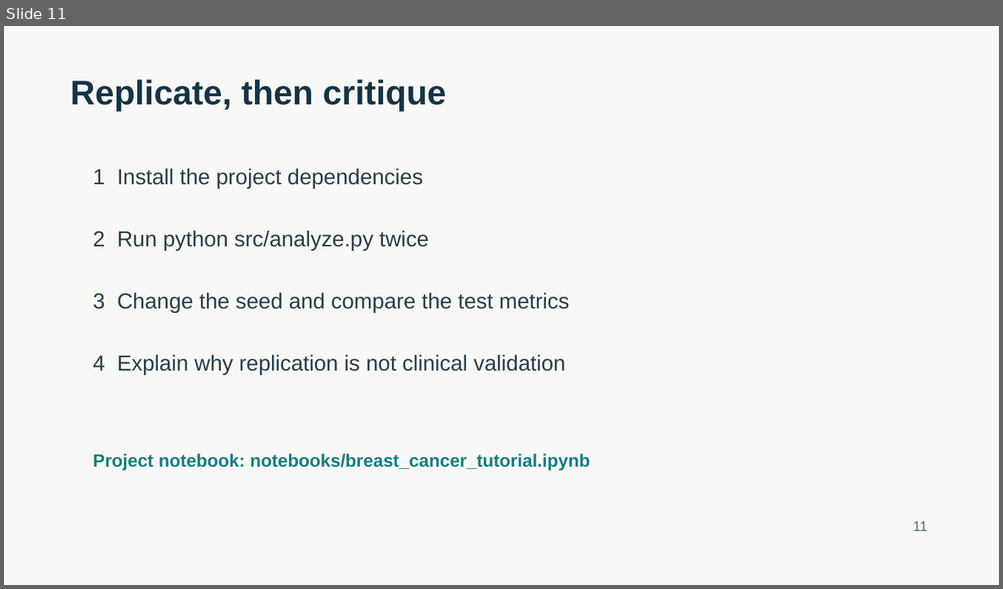
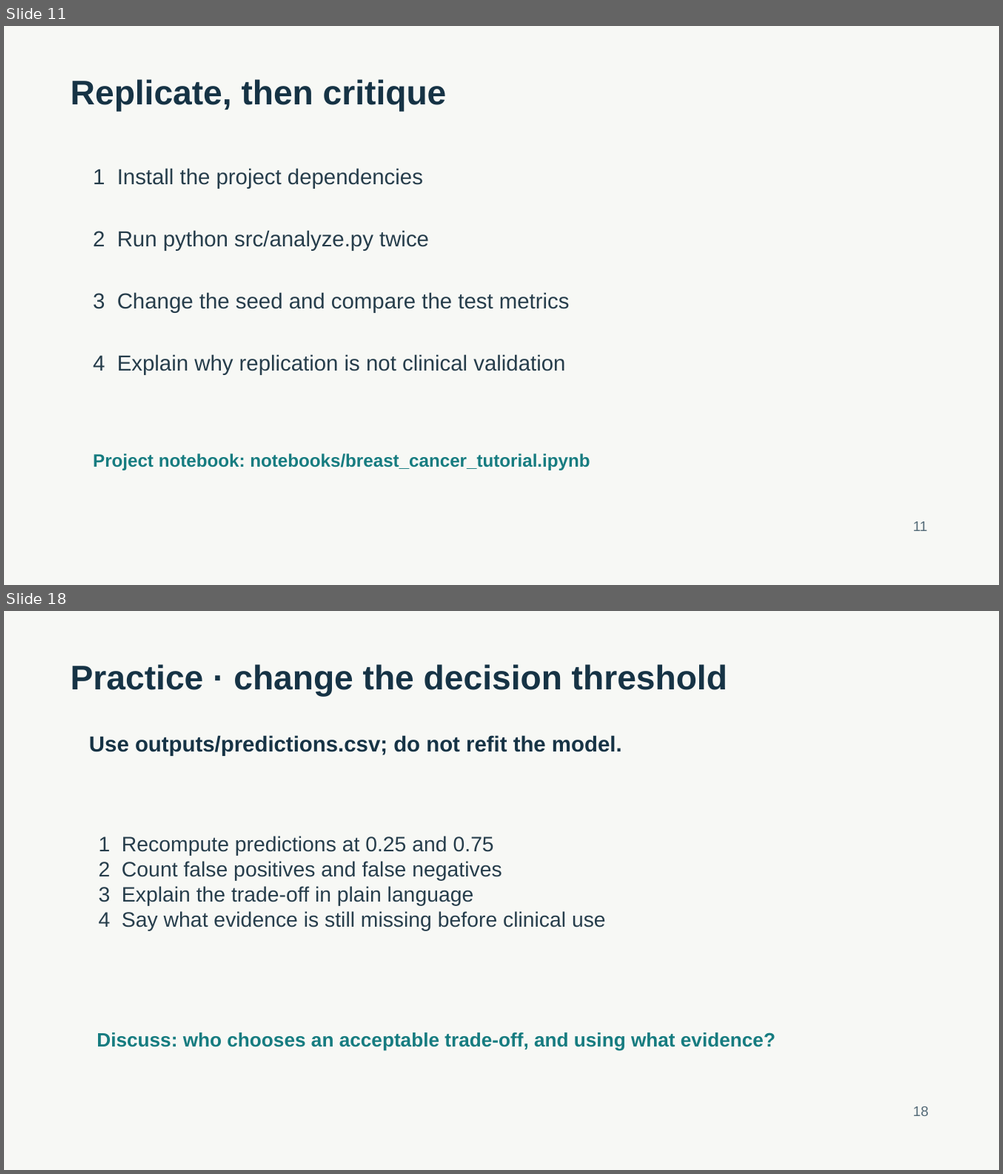
Before and after one commit to vivek0586/AI_In_Healthcare_Project, a slide deck: presentation/breast_cancer_ml_tutorial.pptx. Shown one above the other, each under a label of ours: slide 11 before the commit, slides 11 and 18 after it; the slides between them are not shown. The pictures are 1003x589 and 1003x1174 pixels, drawn with LibreOffice and Linux fonts; fonts in the diff are those of the drawing. Boxes give left, top, right and bottom in pixels: in the first picture for what was removed or moved away, otherwise in the second. Text is boxed around its words. In the diff, an @@ line names an element or a change of style, - is before the commit and + after.

```diff
--- a/presentation/breast_cancer_ml_tutorial.pptx
+++ b/presentation/breast_cancer_ml_tutorial.pptx
@@ slide 18 added at box(4, 611, 999, 1170), background #F7F8F5 @@
@@ text added at box(71, 664, 727, 697), 33 pt, text #163345, bold @@
+Practice · change the decision threshold
@@ text added at box(89, 735, 622, 756), 21 pt, text #163345, bold @@
+Use outputs/predictions.csv; do not refit the model.
@@ text added at box(99, 836, 606, 931), 20.2 pt, text #263D4B @@
+1 Recompute predictions at 0.25 and 0.75
+2 Count false positives and false negatives
+3 Explain the trade-off in plain language
+4 Say what evidence is still missing before clinical use
@@ text added at box(96, 1033, 775, 1051), 18.8 pt, text #167C80, bold @@
+Discuss: who chooses an acceptable trade-off, and using what evidence?
@@ text added at box(913, 1107, 928, 1116), 13.5 pt, text #536A77 @@
+18
```
Also in this commit, not shown: 6 other slides added, 1 other file.
